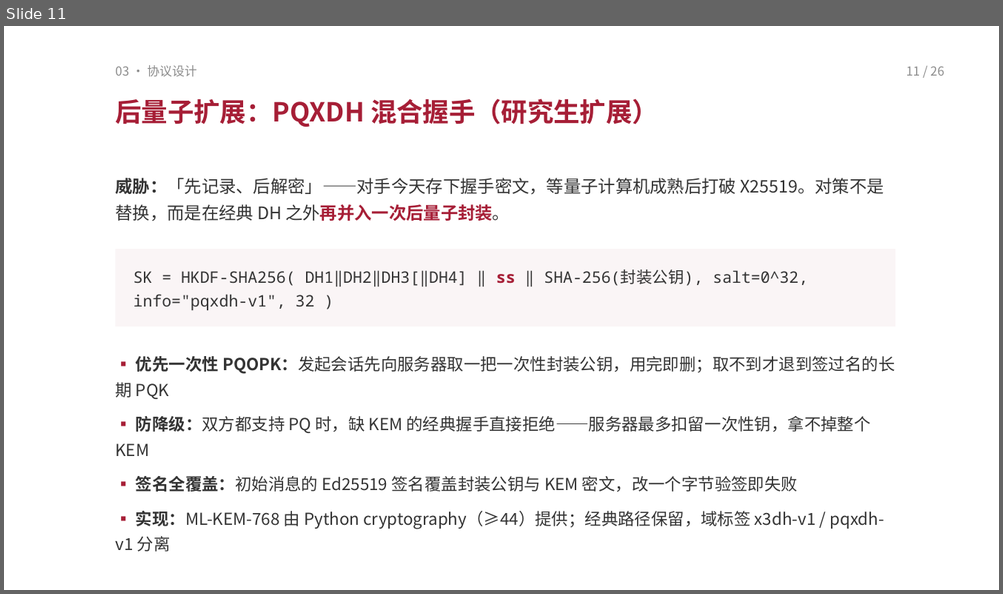
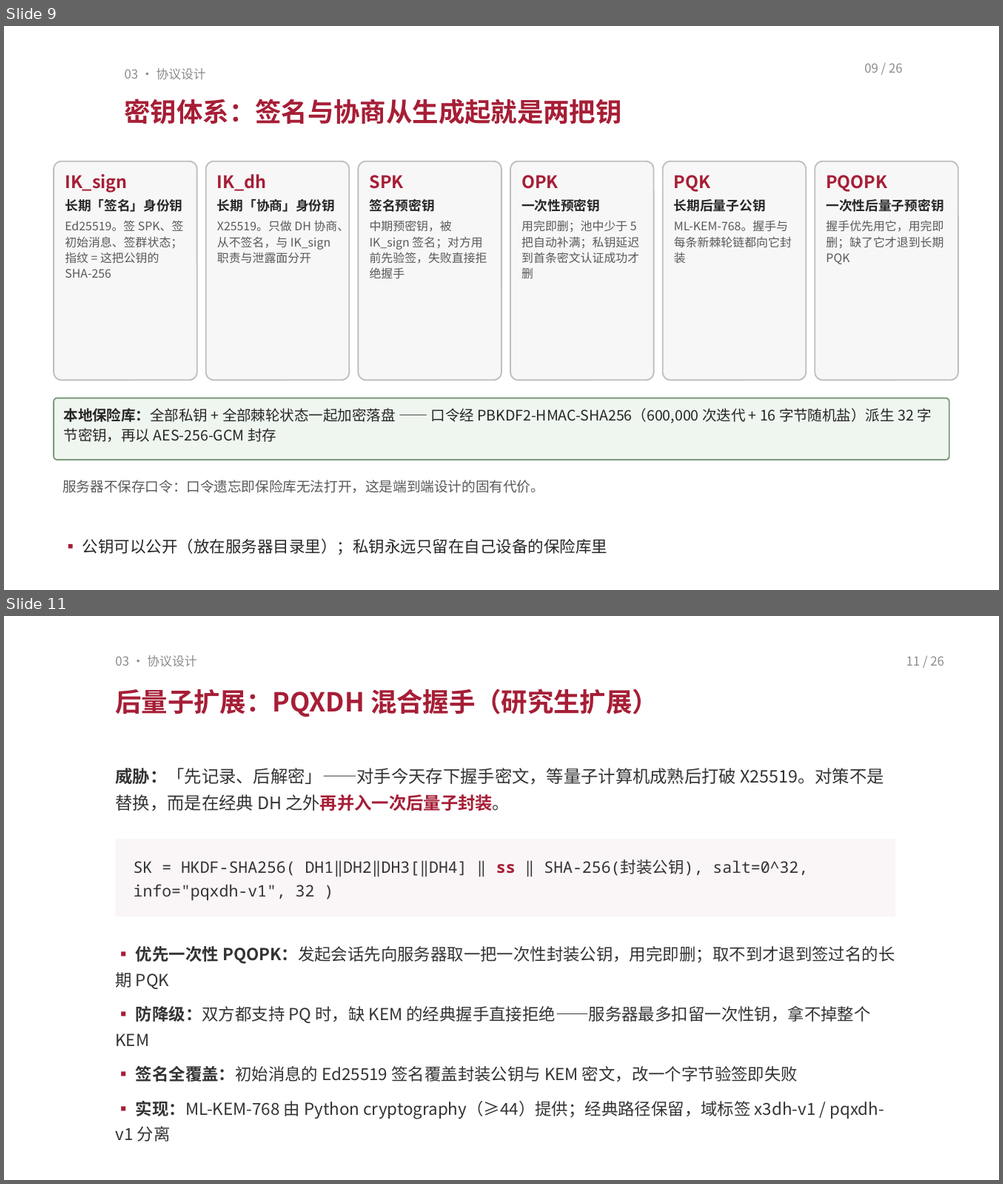
Before and after one commit to TomHaoZi/ECNUchat, a slide deck: 中期汇报/ECNUchat-中期汇报.pptx. Shown one above the other, each under a label of ours: slide 11 before the commit, slides 9 and 11 after it; the slides between them are not shown. The pictures are 1003x594 and 1003x1184 pixels, drawn with LibreOffice and Linux fonts; fonts in the diff are those of the drawing. Boxes give left, top, right and bottom in pixels: in the first picture for what was removed or moved away, otherwise in the second. Text is boxed around its words. In the diff, an @@ line names an element or a change of style, - is before the commit and + after.

Commit message:
中期汇报PPT原生化：全部示意图改为可编辑形状与文字（去图片化）；讲稿删除现场演示类表述

```diff
--- a/中期汇报/ECNUchat-中期汇报.pptx
+++ b/中期汇报/ECNUchat-中期汇报.pptx
@@ slide 9 added at (4,26,999,590), background #FFFFFF @@
@@ text added at (125,68,206,79), 9 pt, text #8C8C8C @@
+03 · 协议设计
@@ text added at (864,63,902,73), 9 pt, text #8C8C8C @@
+09 / 26
@@ text added at (125,99,622,124), 19 pt, text #A61E36, bold @@
+密钥体系：签名与协商从生成起就是两把钥
@@ rounded rectangle added at (54,161,197,380), fill #F7F7F7, outline #BFBFBF 1 pt, 8.5 pt, text #595959 @@
+IK_sign
+长期「签名」身份钥
+Ed25519。签 SPK、签初始消息、签群状态；指纹 = 这把公钥的 SHA-256
@@ rounded rectangle added at (206,161,349,380), fill #F7F7F7, outline #BFBFBF 1 pt, 8.5 pt, text #595959 @@
+IK_dh
+长期「协商」身份钥
+X25519。只做 DH 协商、从不签名，与 IK_sign 职责与泄露面分开
@@ rounded rectangle added at (358,161,501,380), fill #F7F7F7, outline #BFBFBF 1 pt, 8.5 pt, text #595959 @@
+SPK
+签名预密钥
+中期预密钥，被 IK_sign 签名；对方用前先验签，失败直接拒绝握手
@@ rounded rectangle added at (510,161,654,380), fill #F7F7F7, outline #BFBFBF 1 pt, 8.5 pt, text #595959 @@
+OPK
+一次性预密钥
+用完即删；池中少于 5 把自动补满；私钥延迟到首条密文认证成功才删
@@ rounded rectangle added at (663,161,805,380), fill #F7F7F7, outline #BFBFBF 1 pt, 8.5 pt, text #595959 @@
+PQK
+长期后量子公钥
+ML-KEM-768。握手与每条新棘轮链都向它封装
@@ rounded rectangle added at (814,161,958,380), fill #F7F7F7, outline #BFBFBF 1 pt, 8.5 pt, text #595959 @@
+PQOPK
+一次性后量子预密钥
+握手优先用它，用完即删；缺了它才退到长期 PQK
@@ rounded rectangle added at (54,398,949,460), fill #EFF5EF, outline #7A9A7A 1 pt, 10.5 pt, text #262626 @@
+本地保险库：全部私钥 + 全部棘轮状态一起加密落盘 —— 口令经 PBKDF2-HMAC-SHA256（600,000 次迭代 + 16 字节随机盐）派生 32 字节密钥，再以 AES-256-GCM 封存
@@ text added at (62,480,544,493), 10 pt, text #595959 @@
+服务器不保存口令：口令遗忘即保险库无法打开，这是端到端设计的固有代价。
@@ text added at (82,538,608,554), 11.5 pt, text #262626 @@
+▪ 公钥可以公开（放在服务器目录里）；私钥永远只留在自己设备的保险库里
```
Also in this commit, not shown: 5 slides changed, 5 other slides added, 6 slides removed, 3 other files.
